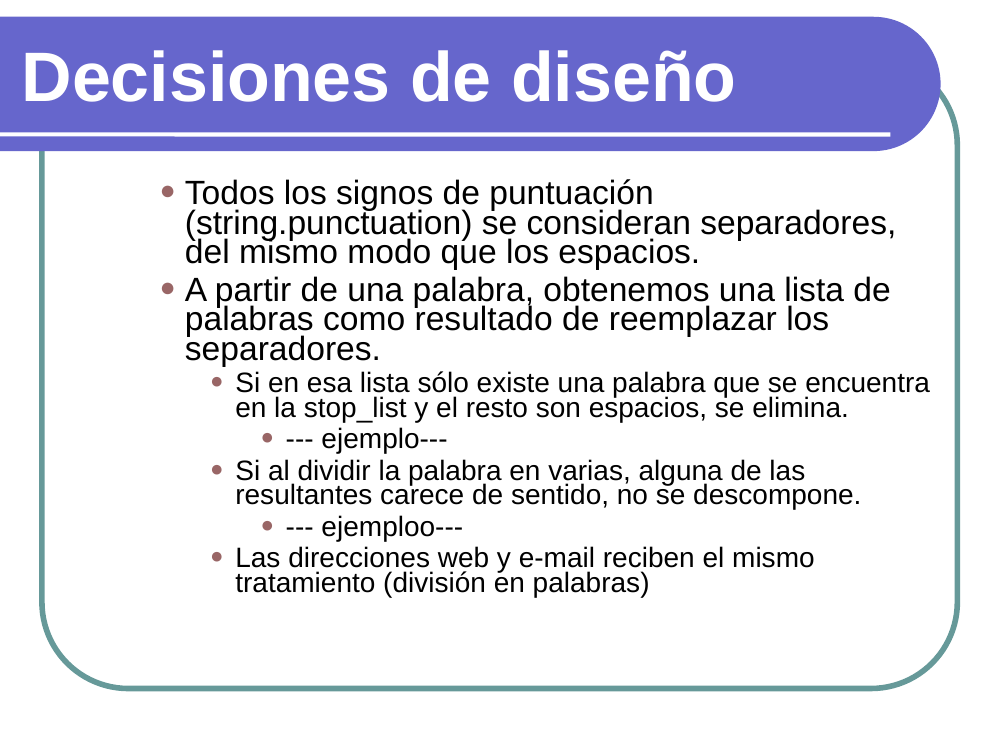
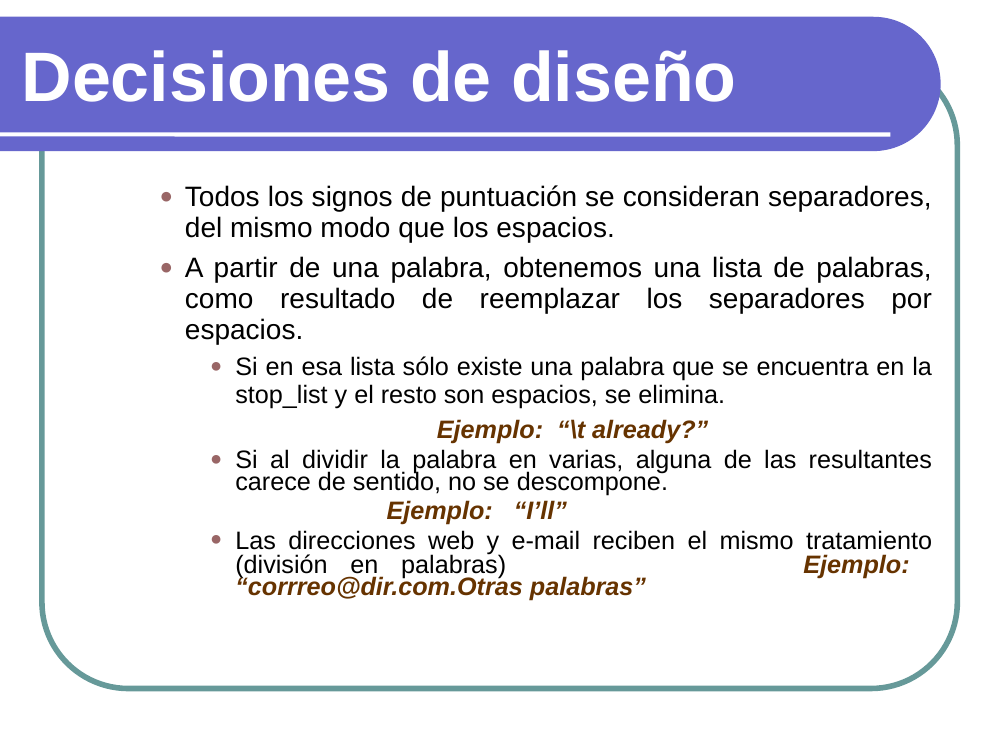
Before and after one commit to txedo/isi-practicas-5, a slide deck: slide 9 of ari/doc/Presentacion.ppt. Drawn at 1008x756 pixels with LibreOffice and Linux fonts; fonts in the diff are those of the drawing. Boxes give left, top, right and bottom in pixels: in the first picture for what was removed or moved away, otherwise in the second. Text is boxed around its words. In the diff, an @@ line names an element or a change of style, - is before the commit and + after.

```diff
--- a/ari/doc/Presentacion.ppt
+++ b/ari/doc/Presentacion.ppt
@@ text at (185,185,932,344): text changed; size 24 to 20 pt @@
-    ● Todos los signos de puntuación (string.punctuation) se consideran separadores, del mismo modo que los espacios.
-    ● A partir de una palabra, obtenemos una lista de palabras como resultado de reemplazar los separadores.
+    ● Todos los signos de puntuación se consideran separadores, del mismo modo que los espacios.
+    ● A partir de una palabra, obtenemos una lista de palabras, como resultado de reemplazar los separadores por espacios.
@@ text at (235,356,932,496): size 20 to 18 pt in "Si en esa lista sólo existe una ...", "Si al dividir la palabra en varias, ..."; alignment left to justified; line spacing 0.73 to 0.93 @@
@@ text at (437,419,708,444): text changed; size 20 to 18 pt; text colour #000000 to #663300; bold on; italic on @@
-        ● --- ejemplo---
+      Ejemplo: “\t already?”
@@ text at (235,500,932,601): text changed; size 20 to 18 pt @@
-        ● --- ejemploo---
-      ● Las direcciones web y e-mail reciben el mismo tratamiento (división en palabras)
+        Ejemplo: “I’ll”
+      ● Las direcciones web y e-mail reciben el mismo tratamiento (división en palabras) Ejemplo: “corrreo@dir.com.Otras palabras”
```
Also in this commit, not shown: 10 other slides changed, 2 slides added, 2 slides removed.
